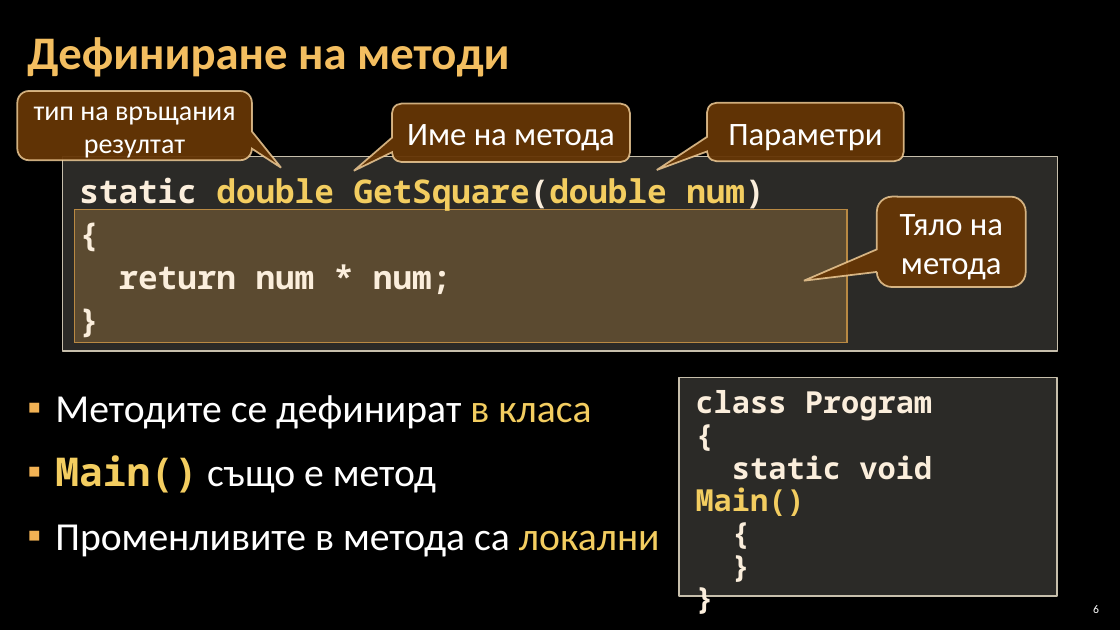
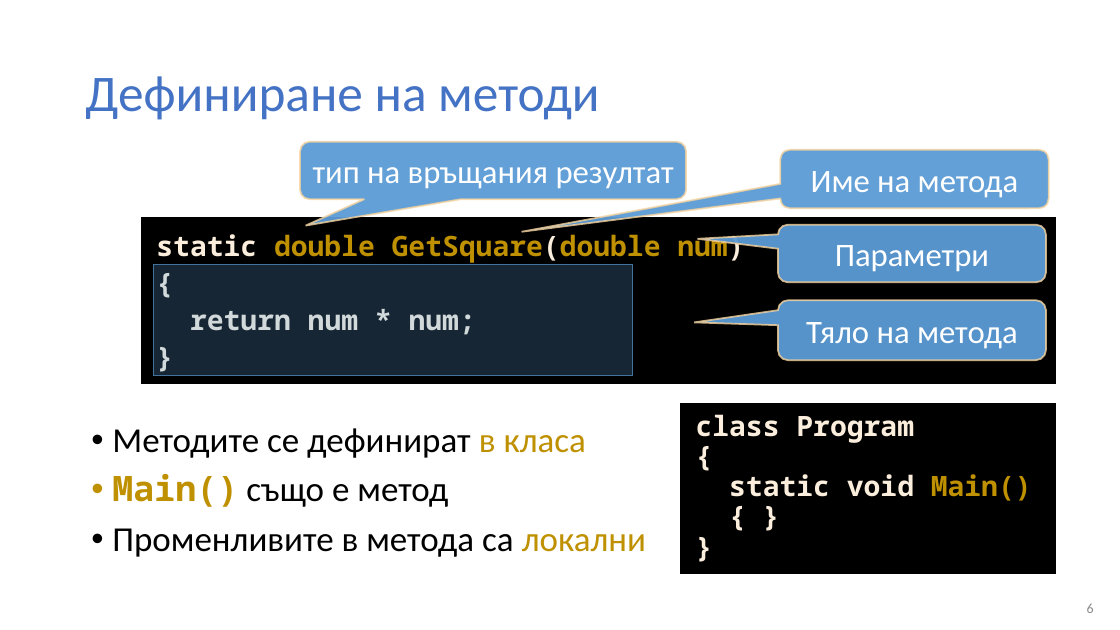
Before and after one commit to BG-IT-Edu/Free-Content, a slide deck: slide 6 of dmanolov/Информатика 11 клас, ПП (C#)/М0.Въведение в програмирането/06.Методи/06.1.Деклариране-и-извикване-на-методи.pptx. Drawn at 1120x630 pixels with LibreOffice and Linux fonts; fonts in the diff are those of the drawing; background and template pictures are left out. Boxes give left, top, right and bottom in pixels: in the first picture for what was removed or moved away, otherwise in the second. Text is boxed around its words. In the diff, an @@ line names an element or a change of style, - is before the commit and + after.

Commit message:
добавени материалите за методи

```diff
--- a/dmanolov/Информатика 11 клас, ПП (C#)/М0.Въведение в програмирането/06.Методи/06.1.Деклариране-и-извикване-на-методи.pptx
+++ b/dmanolov/Информатика 11 клас, ПП (C#)/М0.Въведение в програмирането/06.Методи/06.1.Деклариране-и-извикване-на-методи.pptx
@@ background picture (left out) to #FFFFFF @@
@@ title "Дефиниране на методи": place and size @@
-title "Дефиниране на методи" at (27,37,510,77)
+title "Дефиниране на методи" at (85,76,599,120)
@@ title "Дефиниране на методи" at (85,76,599,120): size 40 to 44 pt, text colour #F3BE60 to #4472C4, bold off @@
@@ rounded speech box "тип на връщания резултат": place and size @@
-rounded speech box "тип на връщания резултат" at (18,91,252,160)
+rounded speech box "тип на връщания резултат" at (300,142,686,199)
@@ rounded speech box "тип на връщания резултат" at (300,142,686,199): size 24 to 28 pt; fill #663606 at 95% opacity to #5B9BD5 at 95% opacity; proportions changed @@
@@ rounded speech box "Име на метода": place and size @@
-rounded speech box "Име на метода" at (392,103,629,162)
+rounded speech box "Име на метода" at (781,150,1049,208)
@@ rectangle removed at (74,210,847,343) @@
@@ rectangle "static double GetSquare(double num)": place and size @@
-rectangle "static double GetSquare(double num)" at (63,157,1057,351)
+rectangle "static double GetSquare(double num)" at (139,216,1057,386)
@@ rectangle "static double GetSquare(double num)" at (139,216,1057,386): size 28 to 24 pt; text colour #F3CD60 to #BF9000 in "double GetSquare(double num)"; fill #D9D5C7 at 20% opacity to #000000; outline #C7BFAC 1 pt to #FFFFFF 1.5 pt @@
@@ fill #663606 at 95% opacity to #5B9BD5 at 95% opacity; proportions changed in 3 elements at (778,300,1046,360), (781,150,1049,208), (778,225,1046,282) @@
@@ rounded speech box "Параметри": place and size @@
-rounded speech box "Параметри" at (707,103,903,161)
+rounded speech box "Параметри" at (778,225,1046,282)
@@ rectangle added at (154,265,633,376), fill #5B9BD5 at 25% opacity, outline #43739E 1 pt @@
@@ rounded speech box "Тяло на метода": place and size @@
-rounded speech box "Тяло на метода" at (877,197,1026,287)
+rounded speech box "Тяло на метода" at (778,300,1046,360)
@@ text "Методите се дефинират в класа": place and size @@
-text "Методите се дефинират в класа" at (55,395,660,557)
+text "Методите се дефинират в класа" at (112,428,646,557)
@@ text "Методите се дефинират в класа" at (112,428,646,557): size 34 to 30 pt; text colour #FFFFFF to #000000 in "Методите се дефинират", "също е метод", "Променливите в метода са"; text colour #F3CD60 to #BF9000 in "в класа", "Main()", "локални"; bullet ▪ to •; line spacing 1.05 to 0.9; less space between paragraphs @@
@@ text in rectangle at (679,402,1057,576): text changed; size 26 to 24 pt @@
-{
+{ }
@@ text in rectangle at (679,402,1057,576): paragraph removed @@
-}
@@ rectangle "class Program": place and size @@
-rectangle "class Program" at (679,377,1057,596)
+rectangle "class Program" at (679,402,1057,576)
@@ rectangle "class Program" at (679,402,1057,576): fill #D9D5C7 at 20% opacity to #000000; outline #C7BFAC 1 pt to #FFFFFF 1.5 pt @@
@@ text in rectangle at (696,414,1032,501): size 26 to 24 pt; text colour #F3CD60 to #BF9000 in "Main()" @@
@@ page number at (1087,603,1094,613): size 10 to 12 pt, text colour #FFFFFF to #8C8C8C @@
```
Also in this commit, not shown: 22 other slides changed, 6 other files.
